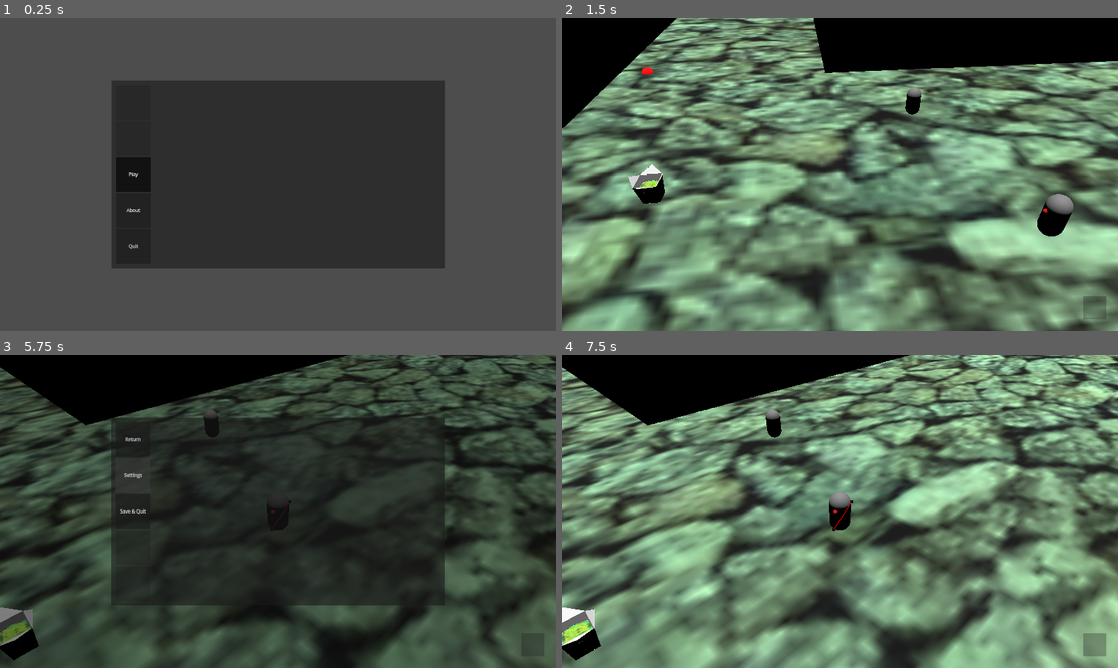
Above: before the commit, frames 1-4 (two rows, left to right).
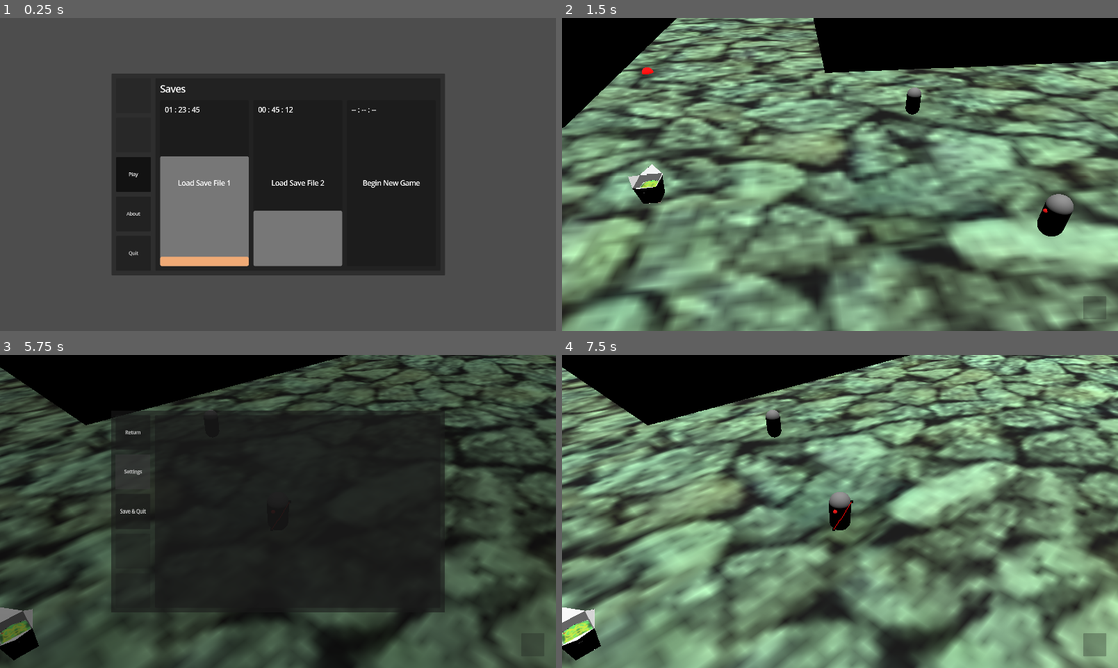
Above: after the commit, the same moments.

Repository: OLIWAPUNK/WSKAZEM
Game: Godot game, scene res://Scenes/UI/MainMenu/MainMenu.tscn
Two runs of this game, one before a commit and one after it. Both use one fixed random seed, a clock stepped at 60 frames per second and the inputs below. Before the commit the project starts from res://Scenes/UI/MainMenu.tscn.
Inputs (mouse positions are in pixels of both pictures, inside the frame that each line leads up to):
- Up to frame 1 (0.25 s): no input
- Up to frame 2 (1.5 s): click (767, 183) at 0.5 s, where only the run after the commit has a clickable "Load Save File 1"; click "Play" at 1.25 s
- Up to frame 3 (5.75 s): tap Enter at 2 s; move the mouse to (400, 495) at 2.02 s; press the mouse at (400, 495) at 2.03 s; tap Space at 2.75 s; move the mouse to (166, 527) at 2.77 s; release the mouse at (166, 527) at 2.78 s; click (166, 527) at 2.85 s; move the mouse to (333, 442) at 3.52 s; press the mouse at (333, 442) at 3.53 s; move the mouse to (250, 574) at 4.27 s; release the mouse at (250, 574) at 4.28 s; click (250, 574) at 4.35 s; move the mouse to (444, 558) at 5.02 s; press the mouse at (444, 558) at 5.03 s; tap Escape (pause) at 5.65 s
- Up to frame 4 (7.5 s): move the mouse to (673, 464) at 5.77 s; release the mouse at (673, 464) at 5.78 s; click (673, 464) at 5.85 s; tap Enter at 6.5 s; move the mouse to (867, 511) at 6.52 s; press the mouse at (867, 511) at 6.53 s; release the mouse at (867, 511) at 7.25 s; click "Return" at 7.25 s

The runs differ from the first frame. In frame 1, 11% of the frame differs, in the area x 20-80%, y 17-83%; in frame 2, nothing differs; in frame 3, 1.5%; in frame 4, nothing differs.

Commit message:
Save file panel with placeholder data

Diff:
--- a/Scenes/UI/MainMenu.tscn
+++ b/Scenes/UI/MainMenu/MainMenu.tscn
@@ -1,6 +1,7 @@
 [gd_scene format=3 uid="uid://crgp7qewk0ixj"]
 
-[ext_resource type="Script" uid="uid://crtkt82diy85q" path="res://Scripts/UI/MainMenu.gd" id="1_g18y6"]
+[ext_resource type="Script" uid="uid://crtkt82diy85q" path="res://Scripts/UI/MainMenu/MainMenu.gd" id="1_les83"]
+[ext_resource type="PackedScene" uid="uid://c746eabvhbr6d" path="res://Scenes/UI/MainMenu/SavesPanel.tscn" id="2_7rqq1"]
 
 [node name="MainMenu" type="Control" unique_id=1659082315]
 process_mode = 3
@@ -13,7 +14,7 @@
 grow_horizontal = 2
 grow_vertical = 2
 mouse_filter = 2
-script = ExtResource("1_g18y6")
+script = ExtResource("1_les83")
 
 [node name="PanelContainer" type="PanelContainer" parent="." unique_id=460807780]
 layout_mode = 1
@@ -34,10 +35,11 @@
 
 [node name="HBoxContainer" type="HBoxContainer" parent="PanelContainer/MarginContainer" unique_id=202653806]
 layout_mode = 2
-theme_override_constants/separation = 4
+theme_override_constants/separation = 16
 
 [node name="VBoxContainer" type="VBoxContainer" parent="PanelContainer/MarginContainer/HBoxContainer" unique_id=419017794]
 layout_mode = 2
+theme_override_constants/separation = 16
 
 [node name="EmptyButton" type="Button" parent="PanelContainer/MarginContainer/HBoxContainer/VBoxContainer" unique_id=994396940]
 custom_minimum_size = Vector2(120, 120)
@@ -75,5 +77,10 @@
 size_flags_vertical = 3
 text = "Quit"
 
-[node name="VBoxContainer2" type="VBoxContainer" parent="PanelContainer/MarginContainer/HBoxContainer" unique_id=2097735701]
+[node name="SidePanelContainer" type="PanelContainer" parent="PanelContainer/MarginContainer/HBoxContainer" unique_id=1993145321]
+unique_name_in_owner = true
 layout_mode = 2
+size_flags_horizontal = 3
+
+[node name="SavesPanel" parent="PanelContainer/MarginContainer/HBoxContainer/SidePanelContainer" unique_id=939124538 instance=ExtResource("2_7rqq1")]
+layout_mode = 2
--- /dev/null
+++ b/Scenes/UI/MainMenu/SaveFile.tscn
@@ -0,0 +1,86 @@
+[gd_scene format=3 uid="uid://trdq0akbopl6"]
+
+[ext_resource type="Script" uid="uid://3epqoi7v5epx" path="res://Scripts/UI/MainMenu/SaveFile.gd" id="1_m6t1j"]
+
+[sub_resource type="StyleBoxFlat" id="StyleBoxFlat_les83"]
+content_margin_left = 2.0
+content_margin_top = 2.0
+content_margin_right = 2.0
+content_margin_bottom = 2.0
+bg_color = Color(0.101960786, 0.101960786, 0.101960786, 0)
+corner_radius_top_left = 6
+corner_radius_top_right = 6
+corner_radius_bottom_right = 6
+corner_radius_bottom_left = 6
+corner_detail = 6
+
+[sub_resource type="StyleBoxFlat" id="StyleBoxFlat_7rqq1"]
+content_margin_left = 2.0
+content_margin_top = 2.0
+content_margin_right = 2.0
+content_margin_bottom = 2.0
+bg_color = Color(0.9392745, 0.6675439, 0.45838827, 1)
+corner_radius_top_left = 6
+corner_radius_top_right = 6
+corner_radius_bottom_right = 6
+corner_radius_bottom_left = 6
+corner_detail = 6
+
+[node name="SaveFileButton" type="Button" unique_id=1988157282]
+custom_minimum_size = Vector2(0, 120)
+size_flags_horizontal = 3
+theme_override_font_sizes/font_size = 24
+script = ExtResource("1_m6t1j")
+
+[node name="MainProgressBar" type="ProgressBar" parent="." unique_id=66085046]
+layout_mode = 1
+anchors_preset = 15
+anchor_right = 1.0
+anchor_bottom = 1.0
+grow_horizontal = 2
+grow_vertical = 2
+fill_mode = 3
+show_percentage = false
+
+[node name="ExtraProgressBar" type="ProgressBar" parent="." unique_id=7958047]
+layout_mode = 1
+anchors_preset = 15
+anchor_right = 1.0
+anchor_bottom = 1.0
+grow_horizontal = 2
+grow_vertical = 2
+theme_override_styles/background = SubResource("StyleBoxFlat_les83")
+theme_override_styles/fill = SubResource("StyleBoxFlat_7rqq1")
+fill_mode = 3
+show_percentage = false
+
+[node name="MarginContainer" type="MarginContainer" parent="." unique_id=1829160650]
+layout_mode = 0
+offset_right = 952.0
+offset_bottom = 572.0
+grow_horizontal = 2
+grow_vertical = 2
+size_flags_vertical = 3
+theme_override_constants/margin_left = 16
+theme_override_constants/margin_top = 16
+theme_override_constants/margin_right = 16
+theme_override_constants/margin_bottom = 16
+
+[node name="Time" type="Label" parent="MarginContainer" unique_id=552944740]
+layout_mode = 2
+size_flags_horizontal = 0
+size_flags_vertical = 0
+theme_override_font_sizes/font_size = 24
+text = "-- : --"
+
+[node name="SaveFileText" type="Label" parent="." unique_id=346170820]
+layout_mode = 1
+anchors_preset = 15
+anchor_right = 1.0
+anchor_bottom = 1.0
+grow_horizontal = 2
+grow_vertical = 2
+theme_override_font_sizes/font_size = 24
+text = "Begin New Game"
+horizontal_alignment = 1
+vertical_alignment = 1
--- /dev/null
+++ b/Scenes/UI/MainMenu/SavesPanel.tscn
@@ -0,0 +1,35 @@
+[gd_scene format=3 uid="uid://c746eabvhbr6d"]
+
+[ext_resource type="Script" uid="uid://bahudh2jh488u" path="res://Scripts/UI/MainMenu/SavesPanel.gd" id="1_6pf3u"]
+
+[node name="SavesPanel" type="Control" unique_id=939124538]
+layout_mode = 3
+anchors_preset = 0
+script = ExtResource("1_6pf3u")
+
+[node name="MarginContainer" type="MarginContainer" parent="." unique_id=789841039]
+layout_mode = 1
+anchors_preset = 15
+anchor_right = 1.0
+anchor_bottom = 1.0
+grow_horizontal = 2
+grow_vertical = 2
+theme_override_constants/margin_left = 16
+theme_override_constants/margin_top = 16
+theme_override_constants/margin_right = 16
+theme_override_constants/margin_bottom = 16
+
+[node name="VBoxContainer" type="VBoxContainer" parent="MarginContainer" unique_id=164299433]
+layout_mode = 2
+theme_override_constants/separation = 16
+
+[node name="Label" type="Label" parent="MarginContainer/VBoxContainer" unique_id=239675693]
+layout_mode = 2
+theme_override_font_sizes/font_size = 32
+text = "Saves"
+
+[node name="SaveFileContainer" type="HBoxContainer" parent="MarginContainer/VBoxContainer" unique_id=952899495]
+unique_name_in_owner = true
+layout_mode = 2
+size_flags_vertical = 3
+theme_override_constants/separation = 16
--- a/Scenes/UI/PauseMenu.tscn
+++ b/Scenes/UI/PauseMenu.tscn
@@ -57,10 +57,11 @@
 
 [node name="HBoxContainer" type="HBoxContainer" parent="PanelContainer/MarginContainer" unique_id=202653806]
 layout_mode = 2
-theme_override_constants/separation = 4
+theme_override_constants/separation = 16
 
 [node name="VBoxContainer" type="VBoxContainer" parent="PanelContainer/MarginContainer/HBoxContainer" unique_id=419017794]
 layout_mode = 2
+theme_override_constants/separation = 16
 
 [node name="ResumeButton" type="Button" parent="PanelContainer/MarginContainer/HBoxContainer/VBoxContainer" unique_id=689281023]
 unique_name_in_owner = true
@@ -95,5 +96,10 @@
 size_flags_vertical = 3
 disabled = true
 
-[node name="VBoxContainer2" type="VBoxContainer" parent="PanelContainer/MarginContainer/HBoxContainer" unique_id=2097735701]
+[node name="PanelContainer" type="PanelContainer" parent="PanelContainer/MarginContainer/HBoxContainer" unique_id=1226384532]
 layout_mode = 2
+size_flags_horizontal = 3
+
+[node name="VBoxContainer2" type="VBoxContainer" parent="PanelContainer/MarginContainer/HBoxContainer/PanelContainer" unique_id=1614896053]
+layout_mode = 2
+theme_override_constants/separation = 16
--- a/Scripts/UI/MainMenu.gd
+++ b/Scripts/UI/MainMenu/MainMenu.gd
@@ -3,6 +3,7 @@
 @onready var play_button: Button = %PlayButton
 @onready var about_button: Button = %AboutButton
 @onready var quit_button: Button = %QuitButton
+@onready var side_panel_container: Control = %SidePanelContainer
 
 func _ready() -> void:
 	play_button.button_pressed = true
--- /dev/null
+++ b/Scripts/UI/MainMenu/SaveFile.gd
@@ -0,0 +1,21 @@
+class_name SaveFile
+extends Button
+
+@export var save_file_index: int = -1
+@export var main_progress: float = 0.0
+@export var extra_progress: float = 0.0
+@export var time: String = "-- : -- : --"
+
+@onready var main_progress_bar: ProgressBar = $MainProgressBar
+@onready var extra_progress_bar: ProgressBar = $ExtraProgressBar
+@onready var time_label: Label = $MarginContainer/Time
+@onready var save_file_label: Label = $SaveFileText
+
+func _ready() -> void:
+	main_progress_bar.value = main_progress
+	extra_progress_bar.value = extra_progress
+	time_label.text = time
+	if save_file_index >= 0:
+		save_file_label.text = "Load Save File " + str(save_file_index + 1)
+	else:
+		save_file_label.text = "Begin New Game"
--- /dev/null
+++ b/Scripts/UI/MainMenu/SavesPanel.gd
@@ -0,0 +1,29 @@
+class_name SavePanel
+extends Control
+
+@onready var save_file_container: HBoxContainer = %SaveFileContainer
+
+const SAVE_FILE_SCENE: PackedScene = preload("res://Scenes/UI/MainMenu/SaveFile.tscn")
+
+var saves = [
+	{
+		"main_progress": 66.0,
+		"extra_progress": 5.0,
+		"time": "01 : 23 : 45",
+	},
+	{
+		"main_progress": 33.0,
+		"extra_progress": 0.0,
+		"time": "00 : 45 : 12",
+	}
+]
+
+func _ready() -> void:
+	for i in range(3):
+		var save_file = SAVE_FILE_SCENE.instantiate()
+		if i < saves.size():
+			save_file.save_file_index = i
+			save_file.main_progress = saves[i]["main_progress"]
+			save_file.extra_progress = saves[i]["extra_progress"]
+			save_file.time = saves[i]["time"]
+		save_file_container.add_child(save_file)
Renamed: Scripts/UI/MainMenu.gd.uid -> Scripts/UI/MainMenu/MainMenu.gd.uid
Not shown, added: Scripts/UI/MainMenu/SaveFile.gd.uid
Not shown, added: Scripts/UI/MainMenu/SavesPanel.gd.uid
